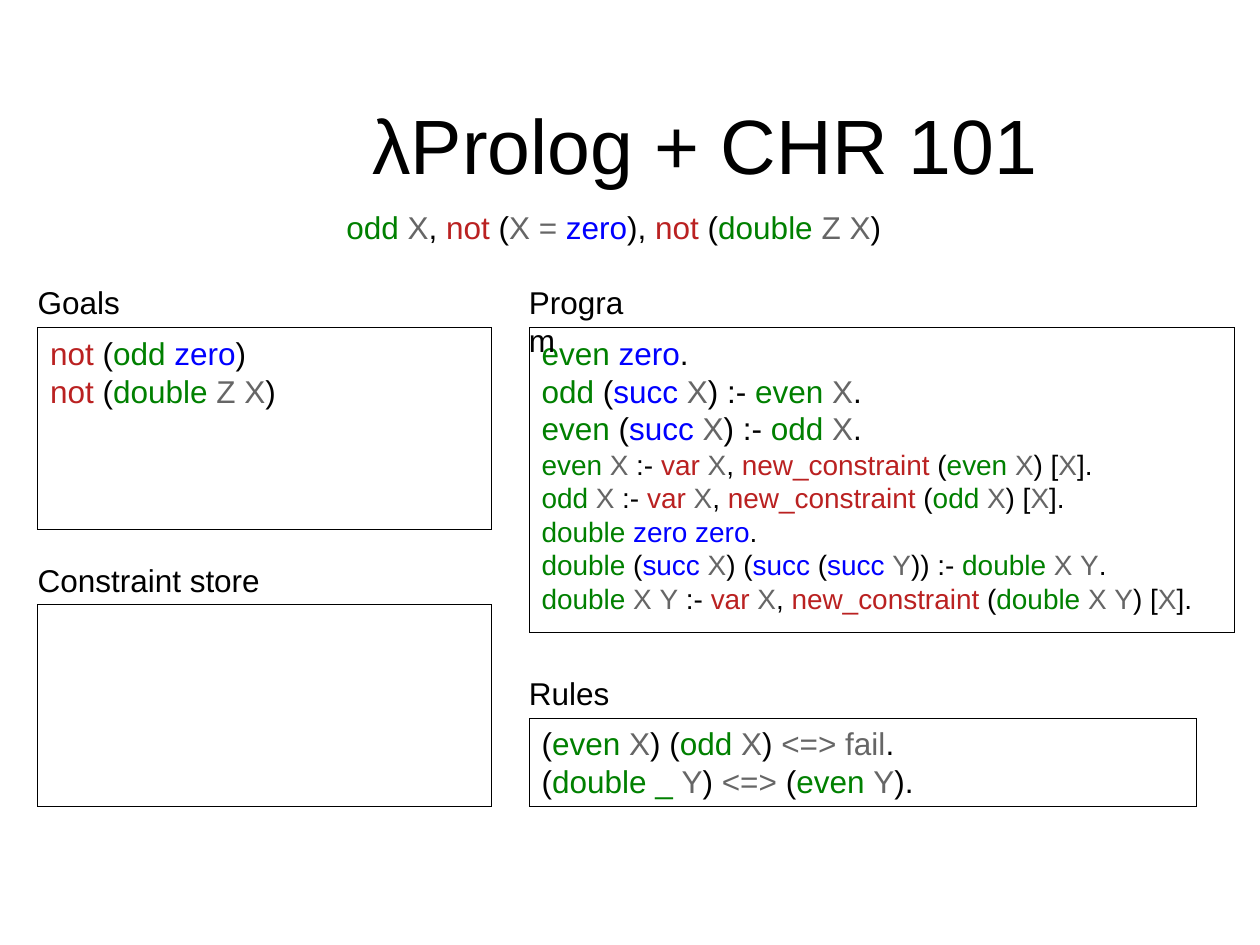
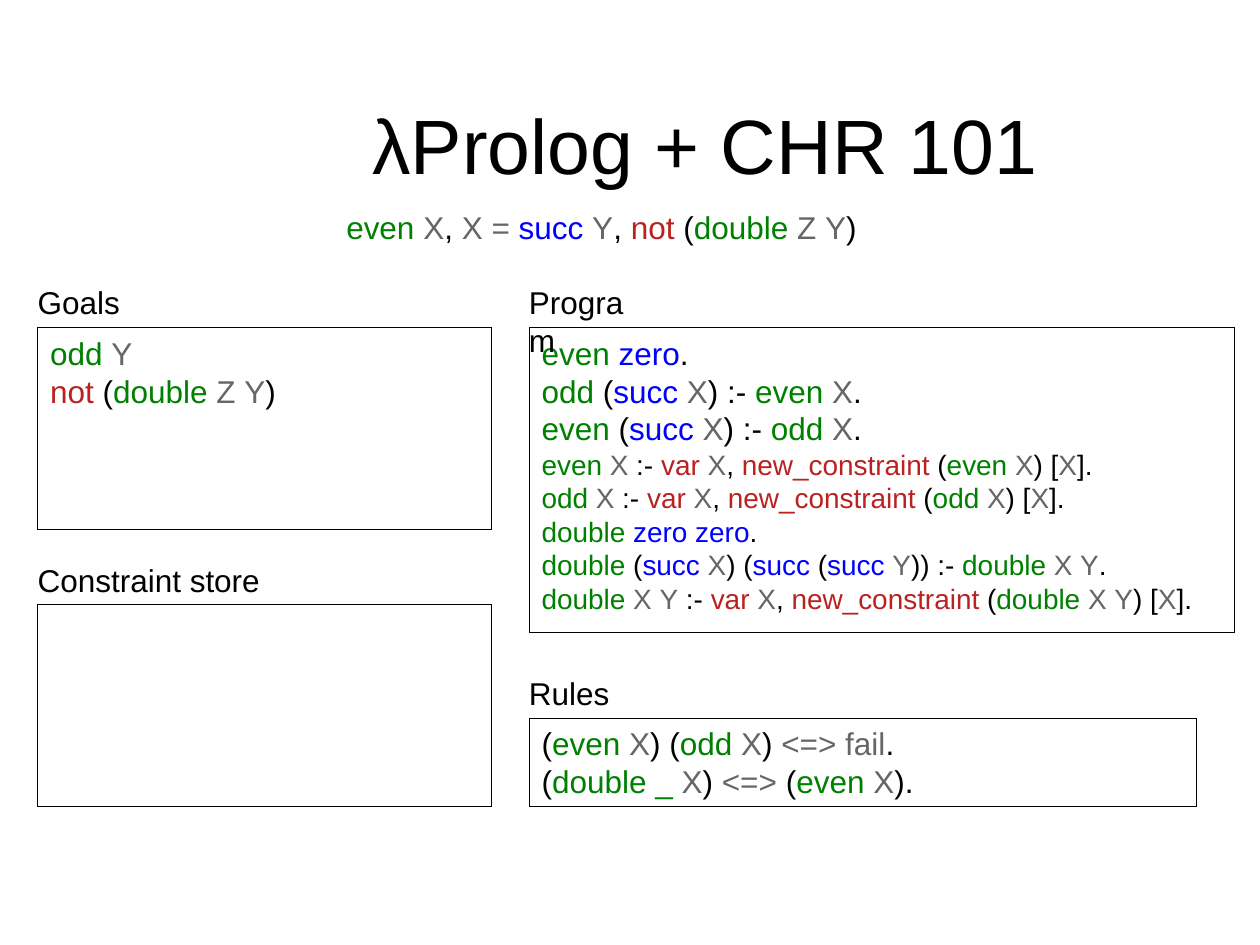
Before and after one commit to gares/mlws18, a slide deck: slide 22 of slides.odp. Drawn at 1260x945 pixels with LibreOffice and Linux fonts; fonts in the diff are those of the drawing; background and template pictures are left out. Boxes give left, top, right and bottom in pixels: in the first picture for what was removed or moved away, otherwise in the second. Text is boxed around its words. In the diff, an @@ line names an element or a change of style, - is before the commit and + after.

```diff
--- a/slides.odp
+++ b/slides.odp
@@ text at [346, 216, 857, 245]: text changed @@
-odd X, not (X = zero), not (double Z X)
+even X, X = succ Y, not (double Z Y)
@@ text in rectangle at [50, 342, 276, 409]: text changed @@
-not (odd zero)
-not (double Z X)
+odd Y
+not (double Z Y)
@@ text in rectangle at [542, 770, 913, 799]: text changed @@
-(double _ Y) <=> (even Y).
+(double _ X) <=> (even X).
```
Also in this commit, not shown: 13 other slides changed, 1 slide added, 1 slide removed.
